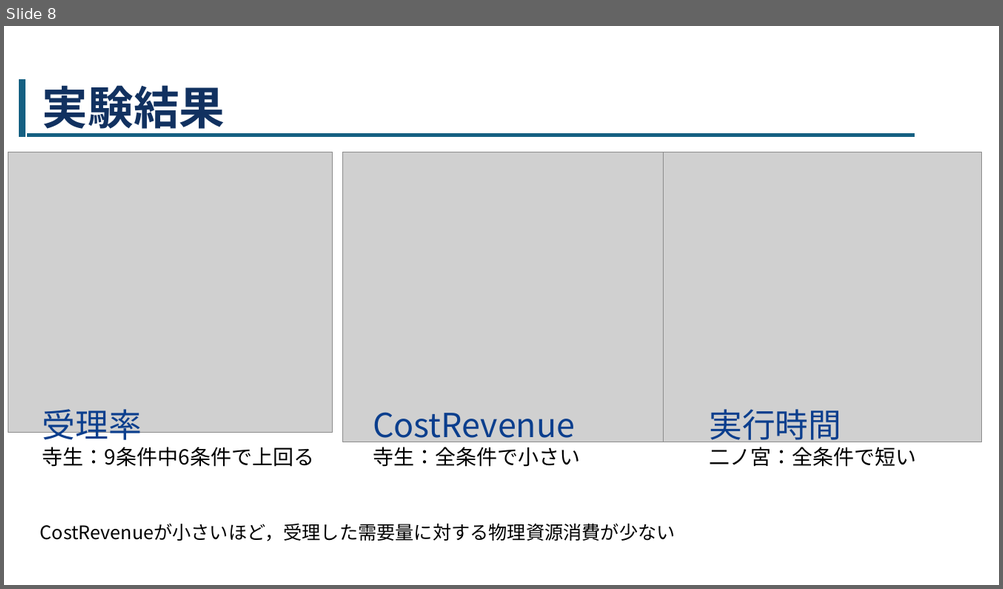
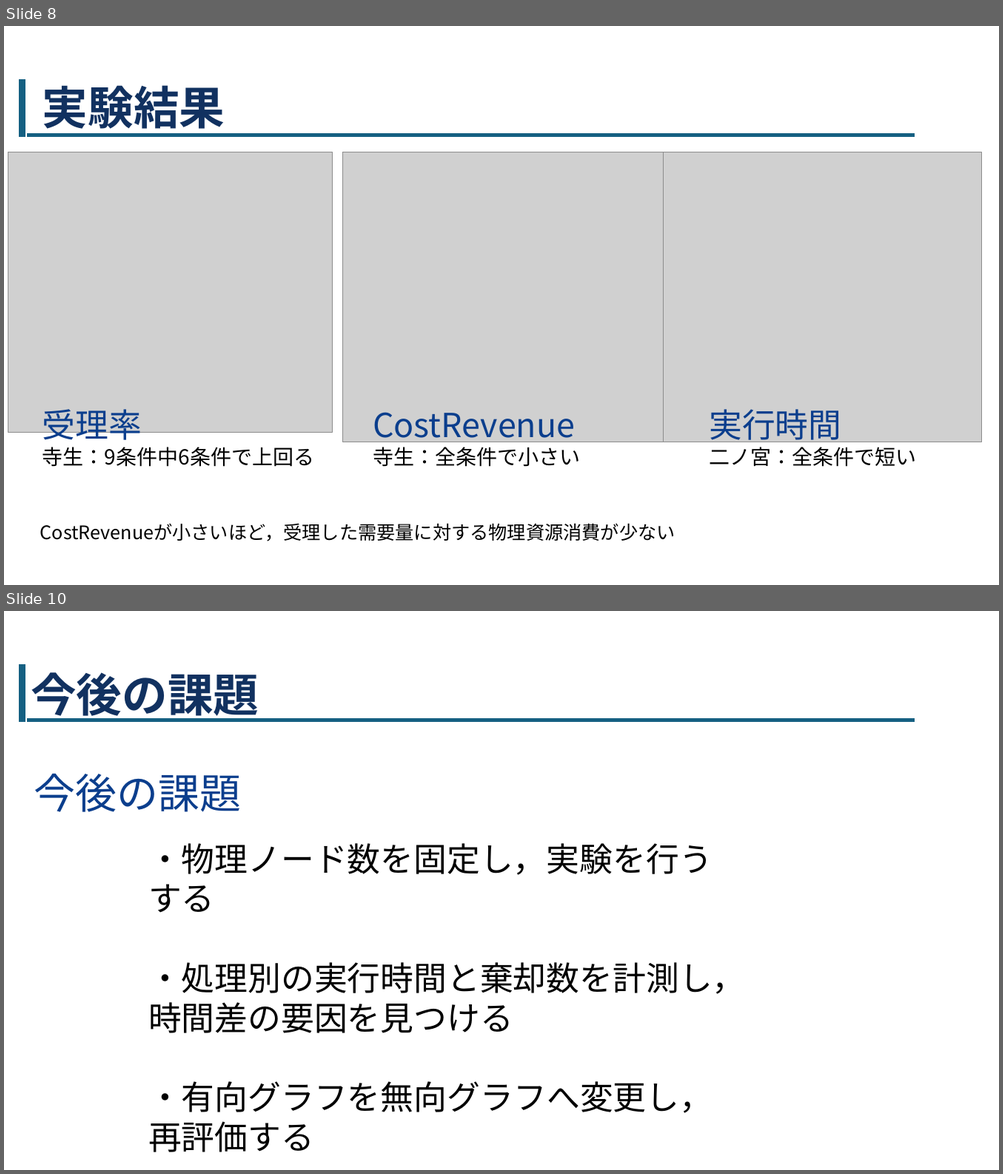
Before and after one commit to tanakalab/15-NFV-and-virtual-networking, a slide deck: 0次案/卒研発表.pptx. Shown one above the other, each under a label of ours: slide 8 before the commit, slides 8 and 10 after it; the slides between them are not shown. The pictures are 1003x589 and 1003x1174 pixels, drawn with LibreOffice and Linux fonts; fonts in the diff are those of the drawing; grey boxes stand for pictures. Boxes give left, top, right and bottom in pixels: in the first picture for what was removed or moved away, otherwise in the second. Text is boxed around its words. In the diff, an @@ line names an element or a change of style, - is before the commit and + after.

```diff
--- a/0次案/卒研発表.pptx
+++ b/0次案/卒研発表.pptx
@@ slide 10 added at [4,611,999,1170], background #FFFFFF @@
@@ rectangle added at [18,664,26,723], fill #156082, outline #FFFFFF 1.5 pt @@
@@ title added at [31,672,259,722], 44 pt, text #113160, bold @@
+今後の課題
@@ rectangle added at [26,717,915,722], fill #156082, outline #FFFFFF 1.5 pt @@
@@ text added at [34,773,241,812], 40 pt, text #0B3E8D @@
+今後の課題
@@ text added at [148,843,745,1153], 32 pt, text #000000 @@
+・物理ノード数を固定し，実験を行うする
+・処理別の実行時間と棄却数を計測し，時間差の要因を見つける
+・有向グラフを無向グラフへ変更し，再評価する
```
Also in this commit, not shown: 5 slides changed.
